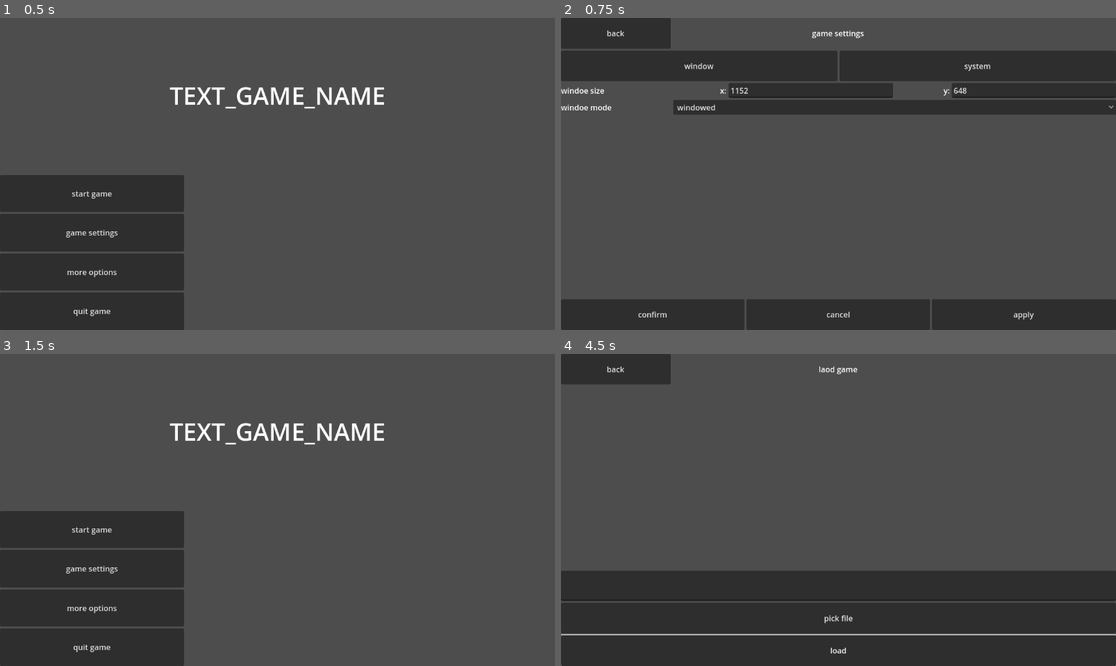
Above: before the commit, frames 1-4 (two rows, left to right).
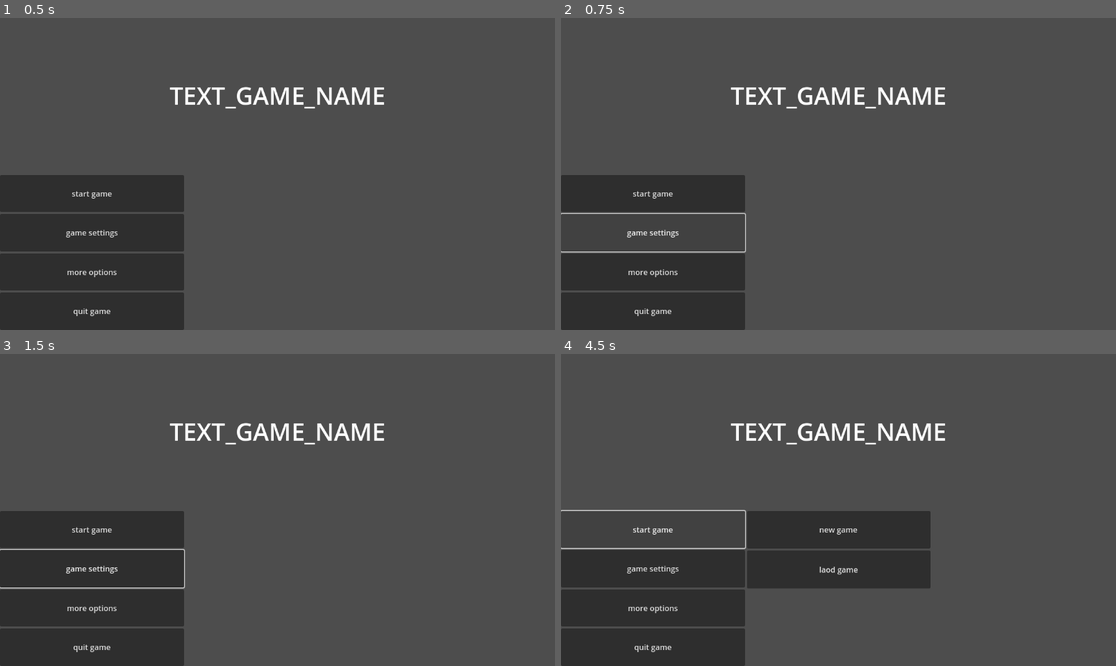
Above: after the commit, the same moments.

Repository: Neutron12138/Game-Framework-old
Game: Godot game, scene res://framework/interfaces/blank.tscn
Same seed, same stepped clock (60 frames per second), same inputs: the game is played once before the commit and once after it.
Inputs (mouse positions are in pixels of both pictures, inside the frame that each line leads up to):
- Up to frame 1 (0.5 s): no input
- Up to frame 2 (0.75 s): click "game settings" at 0.5 s
- Up to frame 3 (1.5 s): click (277, 650) at 1.25 s, where only the run before the commit has a clickable "cancel"
- Up to frame 4 (4.5 s): click "start game" at 2 s; click "laod game" at 2.75 s; click (838, 650) at 3.5 s, where only the run before the commit has a clickable "load"; click (655, 528) at 4.25 s, where only the run after the commit has a clickable "start game"

Frame 1 is identical in both runs. In frame 2, 34% of the frame differs, in the area x 0-100%, y 0-100%; in frame 3, 0.3%; in frame 4, 30%.
Error after the commit: Invalid call. Nonexistent function 'change_to_temp_scene' in base 'Node (scene_tree_utilities.gd)'. (res://framework/interfaces/user_interfaces/basic_start_men…

Commit message:
Add files via upload

Diff:
--- a/framework/global/framework_constants.gd
+++ b/framework/global/framework_constants.gd
@@ -5,10 +5,10 @@
 
 const VERSION_MAJOR : int = 0
 const VERSION_MINOR : int = 4
-const VERSION_REVISION : int = 8
+const VERSION_REVISION : int = 9
 const VERSION_HEX : int = VERSION_MAJOR << 16 | VERSION_MINOR << 8 | VERSION_REVISION << 0
 const VERSION_STATUS : StringName = &""
-const VERSION_STRING : StringName = &"0.4.8"
+const VERSION_STRING : StringName = &"0.4.9"
 
 
 
--- a/framework/utilities/scene_tree_utilities.gd
+++ b/framework/utilities/scene_tree_utilities.gd
@@ -2,12 +2,30 @@
 
 
 
-@onready var scene_tree : SceneTree = get_tree()
-@onready var window : Window = get_window()
+@onready var scene_tree : SceneTree = get_tree():
+	set(value):
+		if value != get_tree():
+			Logger.loge("The \"scene_tree\" in \"SceneTreeUtilities\" is not allowed to be set.")
+		if scene_tree != get_tree():
+			scene_tree = get_tree()
+
+@onready var window : Window = get_window():
+	set(value):
+		if value != get_window():
+			Logger.loge("The \"window\" in \"SceneTreeUtilities\" is not allowed to be set.")
+		if window != get_window():
+			window = get_window()
+
 @onready var current_scene : Node = get_tree().current_scene:
 	set(value):
+		var old_scene : Node = current_scene
 		current_scene = value
 		get_tree().current_scene = value
+
+		if is_instance_valid(BasicGlobalRegistry.global_events):
+			BasicGlobalRegistry.global_events.scene_changed.emit(old_scene, current_scene)
+
+var layered_scene : LayeredScene = LayeredScene.new()
 
 
 
@@ -15,6 +33,7 @@
 	GameSettingsUtilities.apply_all(BasicGlobalRegistry.game_settings, window)
 
 	window.connect("close_requested", make_quit_confirmation)
+
 	change_to_new_scene.call_deferred(FrameworkResources.BasicStartMenu.instantiate())
 	#change_to_new_scene.call_deferred(load("res://tests/test_6.tscn").instantiate())
 
@@ -22,77 +41,46 @@
 
 
 
-func is_scene_valid(scene : Node) -> bool:
-	if not is_instance_valid(scene):
-		Logger.loge("Unable to change scene to an invalid node.")
-		return false
-
-	return true
-
-
-
 #region change scene
 
-func _change_scene(scene : Node, remove_old_one : bool = true) -> void:
-	var old_scene : Node = scene_tree.current_scene
-	scene_tree.current_scene = scene
-	current_scene = scene_tree.current_scene
+func _change_scene(scene : Node, remove_old_one : bool = true) -> Error:
+	if current_scene == scene:
+		if remove_old_one:
+			Logger.loge("Unable to change the scene to the current scene itself and delete it.")
+			return ERR_INVALID_PARAMETER
+		return OK
 
-	BasicGlobalRegistry.global_events.scene_changed.emit(old_scene, scene)
+	var old_scene : Node = current_scene
+	current_scene = scene
 
 	if remove_old_one:
 		old_scene.queue_free()
 
+	return OK
+
 func change_scene(scene : Node, remove_old_one : bool = true) -> Error:
-	if not is_scene_valid(scene):
+	if not is_instance_valid(scene):
+		Logger.loge("Unable to change scene to an invalid node.")
 		return ERR_INVALID_PARAMETER
 
-	_change_scene(scene, remove_old_one)
-	return OK
+	return _change_scene(scene, remove_old_one)
 
 
 
-func _change_to_new_scene(new_scene : Node, remove_old_one : bool = true) -> void:
-	window.add_child(new_scene)
-	_change_scene(new_scene, remove_old_one)
+func _change_to_new_scene(new_scene : Node, remove_old_one : bool = true) -> Error:
+	if new_scene.is_inside_tree():
+		Logger.logw("The new scene (%s) is already in the scene tree, there is no need to add it again." % str(new_scene))
+	else:
+		window.add_child(new_scene)
+
+	return _change_scene(new_scene, remove_old_one)
 
 func change_to_new_scene(new_scene : Node, remove_old_one : bool = true) -> Error:
-	if not is_scene_valid(new_scene):
+	if not is_instance_valid(new_scene):
+		Logger.loge("Unable to change scene to an invalid node.")
 		return ERR_INVALID_PARAMETER
 
-	_change_to_new_scene(new_scene, remove_old_one)
-	return OK
-
-
-
-func _change_to_temp_scene(temp_scene : Node, new_one : bool = true) -> void:
-	if (current_scene is CanvasItem) or (current_scene is Node3D):
-		current_scene.hide()
-
-	temp_scene.previous_scene = current_scene
-
-	if new_one:
-		_change_to_new_scene(temp_scene, false)
-	else:
-		_change_scene(temp_scene, false)
-
-func change_to_temp_scene(temp_scene : Node, new_one : bool = true) -> Error:
-	if not is_scene_valid(temp_scene):
-		return ERR_INVALID_PARAMETER
-
-	_change_to_temp_scene(temp_scene, new_one)
-	return OK
-
-
-
-func temp_scene_back(previous_scene : Node, remove_temp_scene : bool = true) -> void:
-	if not is_instance_valid(previous_scene):
-		SceneTreeUtilities.change_scene(FrameworkResources.Blank.instantiate())
-		return
-
-	SceneTreeUtilities.change_scene(previous_scene, remove_temp_scene)
-	if previous_scene is CanvasItem or previous_scene is Node3D:
-		previous_scene.show()
+	return _change_to_new_scene(new_scene, remove_old_one)
 
 #endregion
 
